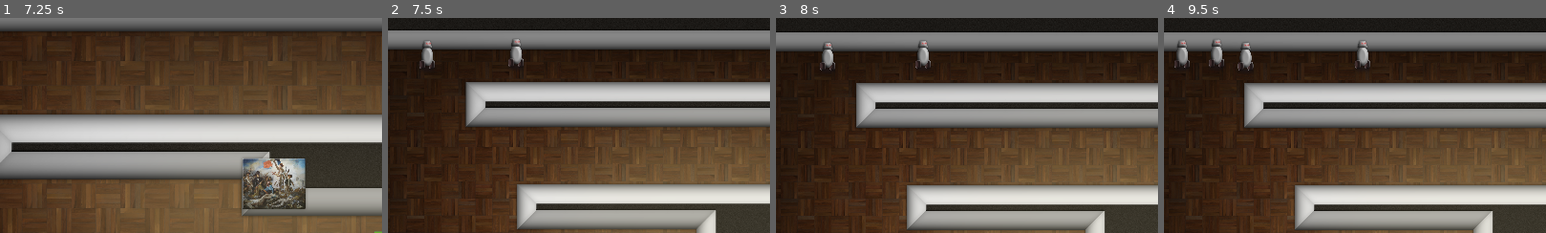
Above: before the commit, frames 1-4 (left to right).
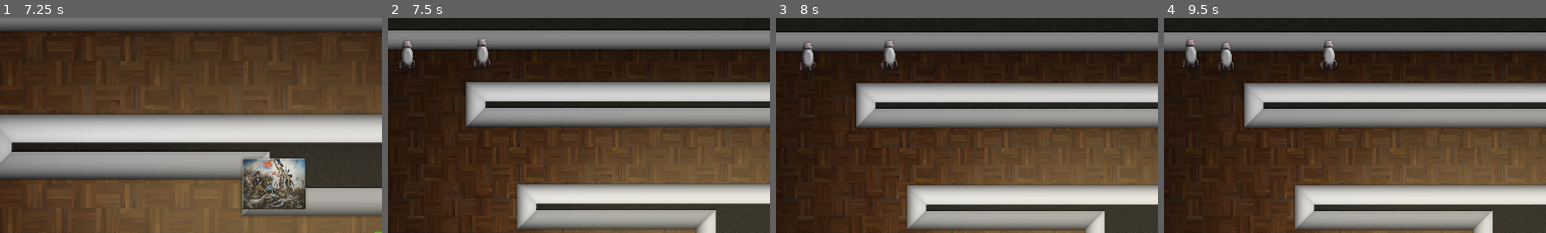
Above: after the commit, the same moments.

Repository: vibrunazo/godot-laststand
Game: Godot game, scene res://scenes/opening.tscn
Same seed, same stepped clock (60 frames per second), same inputs: the game is played once before the commit and once after it.
Inputs (mouse positions are % of the whole screen's width and height, from its top left):
- Up to frame 1 (7.25 s): click "Skip intro" at 0.5 s; tap Enter at 1.25 s; move the mouse to (72, 45) at 1.27 s; click (72, 45) at 1.42 s; click "Play" at 2 s; click (62, 65) at 2.75 s; click (26, 41) at 3.5 s; click (59, 60) at 4.25 s; click (49, 17) at 5 s; click (59, 60) at 5.75 s; click (73, 41) at 6.5 s
- Up to frame 2 (7.5 s): move the mouse to (90, 89) at 7.27 s; click (90, 89) at 7.42 s
- Up to frame 3 (8 s): no input
- Up to frame 4 (9.5 s): move the mouse to (60, 28) at 8.02 s; click (60, 28) at 8.17 s; move the mouse to (45, 70) at 8.77 s; click (45, 70) at 8.92 s
The pictures show only the part of the screen within x 7-57%, y 0-50%; the shares and areas given below are measured in that part.

Frame 1 is identical in both runs. In frame 2, 1.2% of the frame differs, in the area x 3-36%, y 9-24%; in frame 3, 1.2%; in frame 4, 1.9%, in the area x 2-54%, y 10-25%.

Commit message:
refactor spawner to fixed wave data with multiple enemy spawns

Diff:
--- /dev/null
+++ b/res/enemy_spawn.gd
@@ -0,0 +1,9 @@
+class_name EnemySpawn
+extends Resource
+
+## Index of the Enemy to spawn, Spawner picks a PackedScene from this index
+@export var enemy_to_spawn: int = 0
+## How many enemies to spawn
+@export var max_spawns: int = 10
+## Timer between spawns, spawns one enemy every X seconds
+@export var spawn_timer: float = 1.5
--- a/res/wave_data.gd
+++ b/res/wave_data.gd
@@ -1,15 +1,8 @@
 class_name WaveData
 extends Resource
 
-@export var enemy_scene_index: int = 0
-
-## time between spawns for the first spawn before reductions in difficulty, in seconds
-@export var initial_time_between_spawns: float = 2
-@export var min_time_between_spawns: float = 0.2
-@export var max_difficulty: int = 20
-## increases difficulty by every this many seconds
-@export var inc_difficulty_every: float = 2
-## How much time between spawns is reduced each time difficulty increases
-@export var time_reduction_from_difficulty: int = 300
-@export var max_enemies: int = 5
+## Data about how many of each enemy to spawn. Each EnemySpawn will generate a Timer that will
+## Spawn enemies every X seconds.
+@export var enemy_spawns: Array[EnemySpawn]
+## Money rewarded after all enemies dead and the wave is cleared
 @export var wave_money_reward: int = 200
--- /dev/null
+++ b/scenes/spawn_timer.gd
@@ -0,0 +1,10 @@
+class_name SpawnTimer
+extends Timer
+
+@export var enemy_spawn: EnemySpawn
+
+var spawned: int = 0
+
+# Called when the node enters the scene tree for the first time.
+func _ready():
+	pass # Replace with function body.
--- a/scenes/spawner.gd
+++ b/scenes/spawner.gd
@@ -4,26 +4,13 @@
 @export var path: Path2D
 @export var difficulty_curve: Curve
 @export var waves: Array[WaveData]
-@export var enemy_scene: PackedScene
-@export var enemy_big_scene: PackedScene
-# --- wave stats
-## time between spawns for the first spawn before reductions in difficulty, in seconds
-@export var initial_time_between_spawns: float = 2
-@export var min_time_between_spawns: float = 0.2
-@export var max_difficulty: int = 20
-## increases difficulty by every this many seconds
-@export var inc_difficulty_every: float = 2
-## How much time between spawns is reduced each time difficulty increases
-@export var time_reduction_from_difficulty: int = 300
-@export var max_enemies: int = 10
-@export var wave_money_reward: int = 200
-# ---
+#@export var enemy_scene: PackedScene
+#@export var enemy_big_scene: PackedScene
+@export var enemy_scenes: Array[PackedScene]
 ## Maximum number of waves to spawn
 @export var num_waves: int = 5
 ## Which wave to start in by index
 @export var starting_wave: int = 0
-@onready var spawn_timer: Timer = $SpawnTimer
-@onready var time_between_spawns: float = initial_time_between_spawns
 
 ## emitted when all enemies of one wave have been defeated
 signal wave_defeated()
@@ -32,15 +19,10 @@
 
 ## The wave currently spawning
 var current_wave: int = 0
-
-# State of current wave
-
-var last_spawn_time: float = 0
-var difficulty: int = 0
-var num_spawned: int = 0
+## enemies that were killed in current wave
 var num_killed: int = 0
-## Time since this spawner started in seconds
-var time: float = 0
+## max enemies that will be spawned in current wave
+var max_enemies: int = 10
 
 # Called when the node enters the scene tree for the first time.
 func _ready():
@@ -48,88 +30,52 @@
 	num_waves = waves.size()
 	if starting_wave < num_waves:
 		current_wave = starting_wave
+	await get_tree().create_timer(1).timeout
 	start_spawner()
 
 func start_spawner():
-	reset_wave_state()
-	set_wave_stats_to_current_wave()
-	spawn_timer.start()
+	start_wave()
 
-func reset_wave_state():
-	time = 0
-	last_spawn_time = 0
-	difficulty = 0
-	num_spawned = 0
+func start_wave():
 	num_killed = 0
+	max_enemies = 0
+	build_wave_timers()
 
-func set_wave_stats_to_current_wave():
-	if current_wave >= waves.size():
-		printerr('spawner set_wave_stats tried to use inexistent wave')
+func build_wave_timers():
+	if current_wave >= num_waves:
 		return
-	initial_time_between_spawns = waves[current_wave].initial_time_between_spawns
-	min_time_between_spawns = waves[current_wave].min_time_between_spawns
-	max_difficulty = waves[current_wave].max_difficulty
-	inc_difficulty_every = waves[current_wave].inc_difficulty_every
-	time_reduction_from_difficulty = waves[current_wave].time_reduction_from_difficulty
-	max_enemies = waves[current_wave].max_enemies
-	wave_money_reward = waves[current_wave].wave_money_reward
+	for enemy_spawn: EnemySpawn in waves[current_wave].enemy_spawns:
+		max_enemies += enemy_spawn.max_spawns
+		var new_timer: SpawnTimer = SpawnTimer.new()
+		new_timer.enemy_spawn = enemy_spawn
+		add_child(new_timer)
+		new_timer.start(enemy_spawn.spawn_timer)
+		new_timer.timeout.connect(_on_spawn_timer_timeout.bind(new_timer))
 
-func try_spawn_enemy():
-	if num_spawned >= max_enemies and max_enemies > 0:
-		return
-	if time - last_spawn_time >= time_between_spawns:
-		spawn_enemy()
-	update_difficulty()
-
-func spawn_enemy():
-	if not enemy_scene: return
-	last_spawn_time = time
-	var new_enemy: Enemy = pick_enemy_to_spawn()
+func spawn_by_index(enemy_index: int) -> bool:
+	if enemy_index >= enemy_scenes.size(): return false
+	var enemy_scene: PackedScene = enemy_scenes[enemy_index]
+	if not enemy_scene: return false
+	var new_enemy: Enemy = enemy_scene.instantiate() as Enemy
 	new_enemy.killed.connect(_on_enemy_killed)
 	path.add_child(new_enemy)
-	num_spawned += 1
-
-func pick_enemy_to_spawn() -> Enemy:
-	if difficulty <= 7:
-		#print('d: %s <= 5' % difficulty)
-		return enemy_scene.instantiate()
-	var r = randf()
-	var t = float(difficulty) / float(max_difficulty)
-	t *= 0.2
-	var b = r < t
-	#print('d: %s, r: %s, t: %s, b: %s' % [difficulty, r, t, b])
-	if b: return enemy_big_scene.instantiate()
-
-	return enemy_scene.instantiate()
-
-func update_difficulty():
-	#var time := time / 1000.0
-	difficulty = round(time / inc_difficulty_every)
-	var di: float = float(difficulty) / float(max_difficulty)
-	time_between_spawns = round(difficulty_curve.sample_baked(di) * (initial_time_between_spawns - min_time_between_spawns) + min_time_between_spawns)
-	time_between_spawns = clamp(time_between_spawns, min_time_between_spawns, initial_time_between_spawns)
-	print('time: %s, difficulty: %s, tbs: %s, di: %s, c: %s' % [time, difficulty, time_between_spawns, di, difficulty_curve.sample_baked(di)])
+	return true
 
 func on_wave_defeated():
 	print('wave defeated: %s' % [current_wave])
-	GameState.money += wave_money_reward
-	spawn_timer.stop()
+	GameState.money += waves[current_wave].wave_money_reward
 	current_wave += 1
 	if current_wave == num_waves:
 		on_all_waves_defeated()
 	else:
 		await get_tree().create_timer(2).timeout
-		start_spawner()
+		start_wave()
 
 func on_all_waves_defeated():
 	print('all waves defeated')
 	spawner_defeated.emit(self)
 	queue_free()
 
-func _on_spawn_timer_timeout():
-	if not path: return
-	time += spawn_timer.wait_time
-	try_spawn_enemy()
 
 func _on_game_over():
 	queue_free()
@@ -138,3 +84,11 @@
 	num_killed += 1
 	if num_killed >= max_enemies and max_enemies > 0:
 		on_wave_defeated()
+
+func _on_spawn_timer_timeout(spawner: SpawnTimer):
+	var enemy_spawn: EnemySpawn = spawner.enemy_spawn
+	print('timeout e: %s max: %s' % [enemy_spawn.enemy_to_spawn, enemy_spawn.max_spawns])
+	if spawn_by_index(enemy_spawn.enemy_to_spawn):
+		spawner.spawned += 1
+	if spawner.spawned >= enemy_spawn.max_spawns:
+		spawner.queue_free()
--- a/scenes/spawner.tscn
+++ b/scenes/spawner.tscn
@@ -1,63 +1,70 @@
-[gd_scene load_steps=10 format=3 uid="uid://drv80csgi37yb"]
+[gd_scene load_steps=17 format=3 uid="uid://drv80csgi37yb"]
 
 [ext_resource type="Script" path="res://scenes/spawner.gd" id="1_1sidu"]
 [ext_resource type="PackedScene" uid="uid://d175g5ac1ab72" path="res://scenes/enemy.tscn" id="2_v8cd3"]
+[ext_resource type="Script" path="res://res/enemy_spawn.gd" id="3_3exhg"]
 [ext_resource type="Script" path="res://res/wave_data.gd" id="3_6odq1"]
 [ext_resource type="PackedScene" uid="uid://ylt6s8pllj5w" path="res://scenes/enemy_big.tscn" id="3_jud2q"]
 [ext_resource type="Curve" uid="uid://ce1uk802jcouv" path="res://res/spawn_per_difficulty_curve.tres" id="3_yc6ud"]
 
+[sub_resource type="Resource" id="Resource_owfgx"]
+script = ExtResource("3_3exhg")
+enemy_to_spawn = 0
+max_spawns = 5
+spawn_timer = 2.0
+
 [sub_resource type="Resource" id="Resource_coqef"]
 script = ExtResource("3_6odq1")
-enemy_scene_index = 0
-initial_time_between_spawns = 2.0
-min_time_between_spawns = 0.2
-max_difficulty = 20
-inc_difficulty_every = 2.0
-time_reduction_from_difficulty = 300
-max_enemies = 5
+enemy_spawns = Array[ExtResource("3_3exhg")]([SubResource("Resource_owfgx")])
 wave_money_reward = 200
+
+[sub_resource type="Resource" id="Resource_ijh13"]
+script = ExtResource("3_3exhg")
+enemy_to_spawn = 0
+max_spawns = 10
+spawn_timer = 1.5
 
 [sub_resource type="Resource" id="Resource_7ysfw"]
 script = ExtResource("3_6odq1")
-enemy_scene_index = 0
-initial_time_between_spawns = 2.0
-min_time_between_spawns = 0.2
-max_difficulty = 20
-inc_difficulty_every = 2.0
-time_reduction_from_difficulty = 300
-max_enemies = 10
+enemy_spawns = Array[ExtResource("3_3exhg")]([SubResource("Resource_ijh13")])
 wave_money_reward = 300
+
+[sub_resource type="Resource" id="Resource_2wr0n"]
+script = ExtResource("3_3exhg")
+enemy_to_spawn = 0
+max_spawns = 10
+spawn_timer = 1.5
+
+[sub_resource type="Resource" id="Resource_tsd1v"]
+script = ExtResource("3_3exhg")
+enemy_to_spawn = 1
+max_spawns = 3
+spawn_timer = 3.0
 
 [sub_resource type="Resource" id="Resource_vm2me"]
 script = ExtResource("3_6odq1")
-enemy_scene_index = 0
-initial_time_between_spawns = 0.5
-min_time_between_spawns = 0.2
-max_difficulty = 20
-inc_difficulty_every = 2.0
-time_reduction_from_difficulty = 300
-max_enemies = 50
+enemy_spawns = Array[ExtResource("3_3exhg")]([SubResource("Resource_2wr0n"), SubResource("Resource_tsd1v")])
 wave_money_reward = 400
+
+[sub_resource type="Resource" id="Resource_0clgq"]
+script = ExtResource("3_3exhg")
+enemy_to_spawn = 0
+max_spawns = 50
+spawn_timer = 0.2
+
+[sub_resource type="Resource" id="Resource_wpdfw"]
+script = ExtResource("3_3exhg")
+enemy_to_spawn = 1
+max_spawns = 5
+spawn_timer = 1.2
 
 [sub_resource type="Resource" id="Resource_kdmua"]
 script = ExtResource("3_6odq1")
-enemy_scene_index = 0
-initial_time_between_spawns = 1.0
-min_time_between_spawns = 0.2
-max_difficulty = 20
-inc_difficulty_every = 2.0
-time_reduction_from_difficulty = 300
-max_enemies = 50
+enemy_spawns = Array[ExtResource("3_3exhg")]([SubResource("Resource_0clgq"), SubResource("Resource_wpdfw")])
 wave_money_reward = 200
 
 [node name="Spawner" type="Node"]
 script = ExtResource("1_1sidu")
 difficulty_curve = ExtResource("3_yc6ud")
 waves = Array[ExtResource("3_6odq1")]([SubResource("Resource_coqef"), SubResource("Resource_7ysfw"), SubResource("Resource_vm2me"), SubResource("Resource_kdmua")])
-enemy_scene = ExtResource("2_v8cd3")
-enemy_big_scene = ExtResource("3_jud2q")
-
-[node name="SpawnTimer" type="Timer" parent="."]
-wait_time = 0.1
-
-[connection signal="timeout" from="SpawnTimer" to="." method="_on_spawn_timer_timeout"]
+enemy_scenes = Array[PackedScene]([ExtResource("2_v8cd3"), ExtResource("3_jud2q")])
